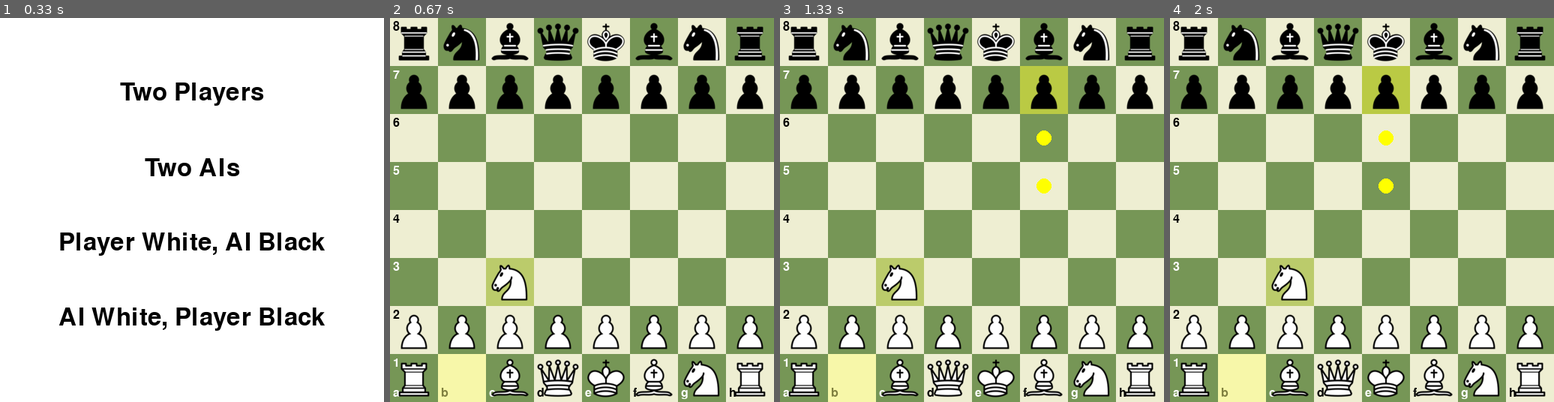
Above: before the commit, frames 1-4 (left to right).
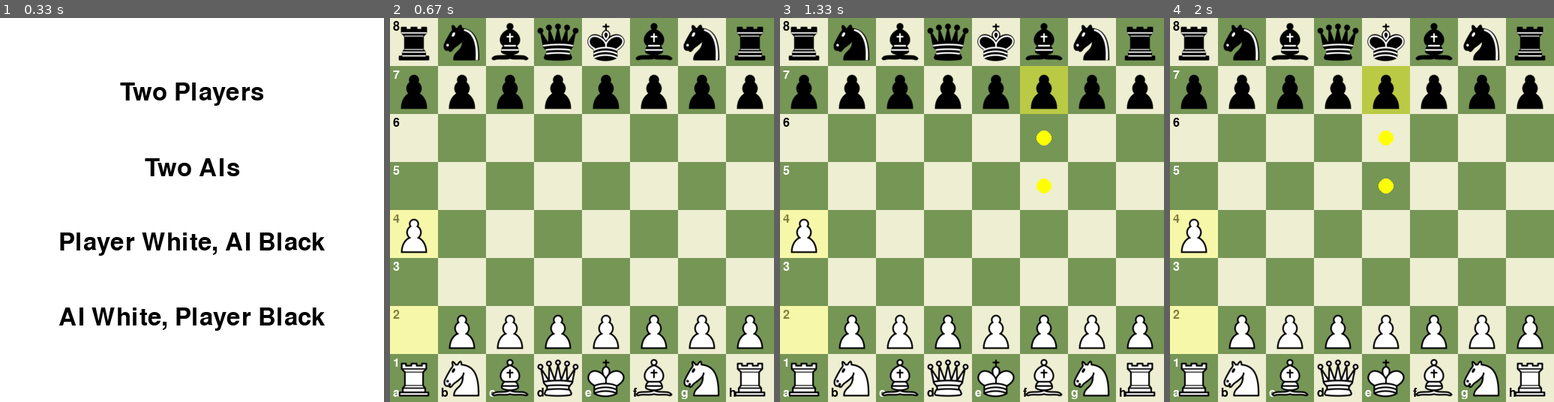
Above: after the commit, the same moments.

Repository: LeQuangMien10/ChessAI
Game: pygame game, started from main.py
Same seed, same stepped clock (60 frames per second), same inputs: the game is played once before the commit and once after it.
Inputs (mouse positions are in pixels of both pictures, inside the frame that each line leads up to):
- Up to frame 1 (0.33 s): no input
- Up to frame 2 (0.67 s): click (582, 317) at 0.38 s
- Up to frame 3 (1.33 s): click (1029, 75) at 1.22 s
- Up to frame 4 (2 s): click (1504, 344) at 1.55 s; click (1369, 79) at 1.88 s

Frame 1 is identical in both runs. In frame 2, 6.2% of the frame differs, in the area x 0-38%, y 50-100%; in frame 3, 6.2%; in frame 4, 6.2%.

Commit message:
Update spacing,Tempo in evaluation

Diff:
--- a/config.py
+++ b/config.py
@@ -132,3 +132,17 @@
 KING_ATTACKED_SQUARE_PENALTY = 20  # mỗi ô quanh vua bị tấn công
 PAWN_SHIELD_BONUS = 15  # mỗi tốt quanh vua
 CASTLING_RIGHTS_BONUS = 30  # có quyền nhập thành
+
+
+TEMPO_BONUS = 10  # hoặc 10, tùy engine của bạn
+
+
+
+TRAPPED_PIECE_PENALTY = {
+    chess.KNIGHT: 80,
+    chess.BISHOP: 60,
+    chess.ROOK: 100,
+}
+
+
+SPACE_WEIGHT = 1.5
--- a/evaluation.py
+++ b/evaluation.py
@@ -26,6 +26,15 @@
     evaluation += mobility(board_)
 
     evaluation += king_safety(board_)
+
+    evaluation += tempo(board_, color)
+
+    evaluation += trapped_pieces(board_)
+
+    evaluation += space(board_)
+
+
+
 
 
     return evaluation * color
@@ -220,6 +229,45 @@
 
 
 # Trapped Pieces
+def trapped_pieces(board_):
+    """
+    Đánh giá các quân bị mắc kẹt (trapped pieces) theo góc nhìn trắng.
+    Tập trung vào Knight, Bishop, Rook chưa phát triển hoặc bị chặn.
+    """
+    evaluation = 0
+
+    def is_trapped(piece, square, legal_moves):
+        """
+        Kiểm tra xem quân có bị mắc kẹt không:
+        - Ít nước đi hợp lệ
+        - Đứng ở góc/rìa bàn cờ
+        """
+        if piece.piece_type not in [chess.KNIGHT, chess.BISHOP, chess.ROOK]:
+            return False
+
+        if len(legal_moves) <= 1:
+            file = chess.square_file(square)
+            rank = chess.square_rank(square)
+            if file in [0, 7] or rank in [0, 7]:  # ở biên
+                return True
+
+        return False
+
+    for square in chess.SQUARES:
+        piece = board_.piece_at(square)
+        if piece and piece.piece_type in [chess.KNIGHT, chess.BISHOP, chess.ROOK]:
+            legal_moves = [
+                move for move in board_.legal_moves
+                if move.from_square == square
+            ]
+            if is_trapped(piece, square, legal_moves):
+                penalty = TRAPPED_PIECE_PENALTY.get(piece.piece_type, 50)
+                if piece.color == chess.WHITE:
+                    evaluation -= penalty
+                else:
+                    evaluation += penalty
+
+    return evaluation
 
 
 # King Safety
@@ -282,8 +330,54 @@
     return white_king_safety - black_king_safety
 
 # Space
+def space(board_):
+    """
+    Đánh giá không gian kiểm soát theo góc nhìn trắng.
+    Tính số ô trống được kiểm soát trên phần sân đối phương.
+    """
+    white_space = 0
+    black_space = 0
+    central_squares = [chess.D4, chess.E4, chess.D5, chess.E5]
+
+    for square in chess.SQUARES:
+        # Bỏ qua ô đang có quân
+        if board_.piece_at(square):
+            continue
+
+        white_attackers = board_.attackers(chess.WHITE, square)
+        black_attackers = board_.attackers(chess.BLACK, square)
+
+        rank = chess.square_rank(square)
+
+        # White kiểm soát ô trên nửa sân của đen
+        if white_attackers and rank >= 4:
+            white_space += 1
+            if square in central_squares:
+                white_space += 0.5
+
+        # Black kiểm soát ô trên nửa sân của trắng
+        if black_attackers and rank <= 3:
+            black_space += 1
+            if square in central_squares:
+                black_space += 0.5
+
+    return SPACE_WEIGHT * (white_space - black_space)
+
+
+
 # Tempo
-
+def tempo(board_, color):
+    """
+    Đánh giá tempo: nếu là lượt của AI, cộng thêm điểm.
+    Đây là lợi thế tạm thời vì AI được đi trước.
+    """
+    if (board_.turn == chess.WHITE and color == 1) or (board_.turn == chess.BLACK and color == -1):
+        return TEMPO_BONUS
+    else:
+        return 0
+
+
+#manhattan_distance
 def manhattan_distance(square1, square2):
     """
     Tính khoảng cách manhattan giữa hai ô
@@ -296,7 +390,7 @@
     return abs(file1 - file2) + abs(rank1 - rank2)
 
 
-
+#mop_up_evaluation
 def mop_up_evaluation(board, ai_color_):
     """
     Tính mop-up evaluation cho giai đoạn end game (https://www.chessprogramming.org/Mop-up_Evaluation)
@@ -321,6 +415,3 @@
         evaluation += king_proximity_bonus
 
     return evaluation
-
-
-# Tempo
Not shown, changed: .DS_Store
